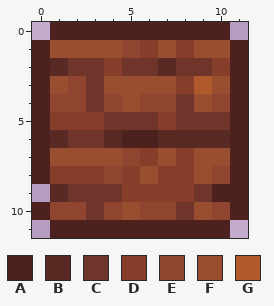
File history of a pixel-art sprite, Content/Desert/Walls/RedSandstoneBrickWallItem.png. Above is the file before it was changed.
The file is 24x24 pixels, drawn in blocks of 2x2; one block is one cell here. Colours within 5 levels of each other are drawn and written as one.
Palette (. is transparent): A #4d211e  B #592a23  C #6f352b  D #863e2b  E #904531  F #994e2f  G #b05a2b
Pixels before, first column x 0:
 0 .AAAAAAAAAA.
 1 AFFFFEDFDFFA
 2 ABCCDCCBCCDA
 3 AFECFFFFDGFA
 4 AEECEFEECFEA
 5 ADDDCCCDCCCA
 6 ABCCBAABBBBA
 7 AFFFFEDFDFFA
 8 ADDDEDFDDFEA
 9 .BCCCDDDDCAA
10 AEECEFEECFEA
11 .AAAAAAAAAA.
And afterwards:
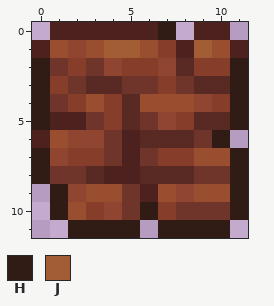
Colours new in this view: H #301c14  J #a35d34
Changes in this commit:
Changed rows in their new state; - is an unchanged pixel.
first column x 0:
 0 -------H.---
 1 --E-JJFDAJ--
 2 HCD-EDDEBD-H
 3 HDCBBCCDCBBH
 4 HCDFDBFFFEDH
 5 HAACDB-EDBBH
 6 -FEEC-B--CH.
 7 HEDDCACD---H
 8 HCCBAABBBCCH
 9 -HEFFCAFEFFH
10 .HFD-CHD-CCH
11 -.HHHH.HHHH-
Pixel boxes of the changes (left, top, right, bottom) in both pictures:
changed: (32, 22, 248, 238)
